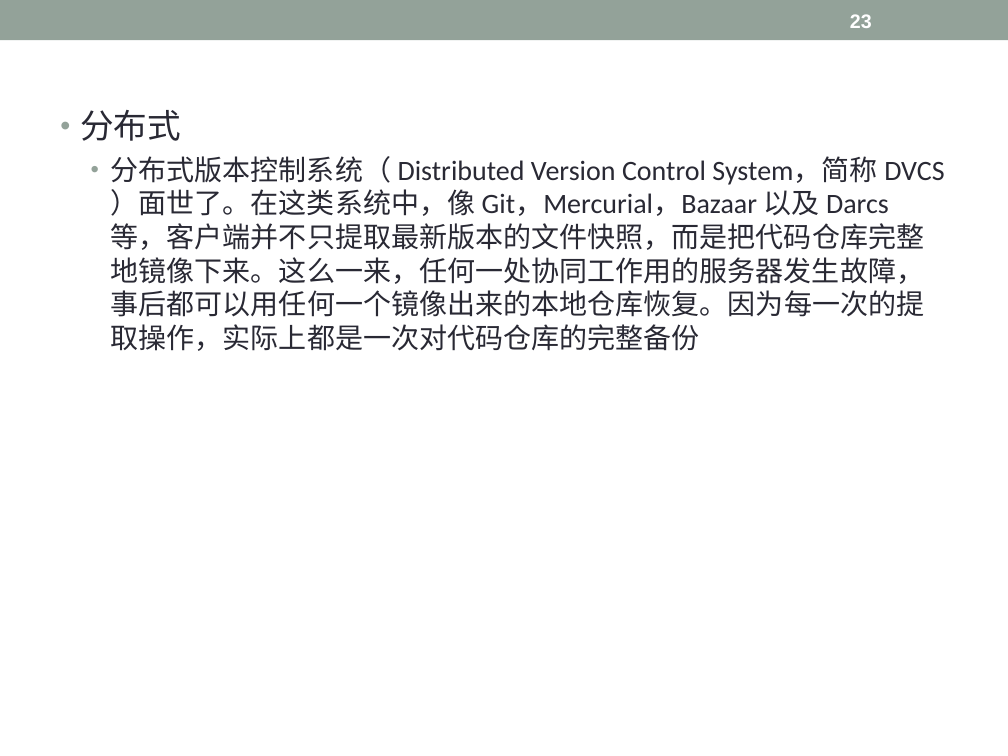
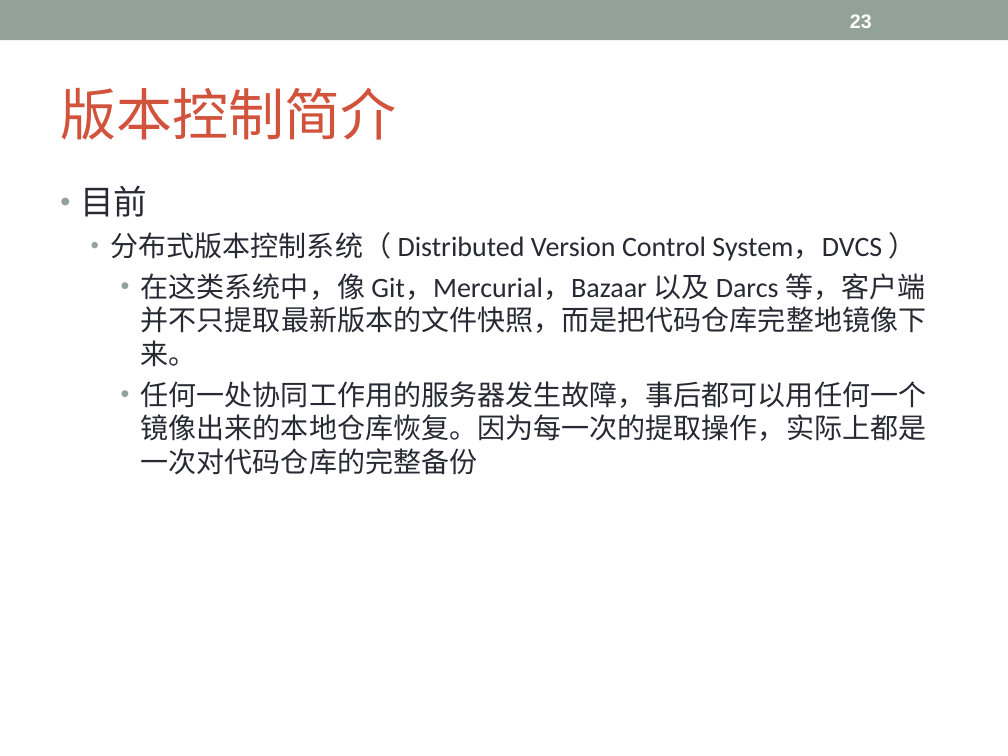
Before and after one commit to Lyon-NEU/Git, a slide deck: slide 23 of git.ppt. Drawn at 1008x756 pixels with LibreOffice and Linux fonts; fonts in the diff are those of the drawing. Boxes give left, top, right and bottom in pixels: in the first picture for what was removed or moved away, otherwise in the second. Text is boxed around its words. In the diff, an @@ line names an element or a change of style, - is before the commit and + after.

```diff
--- a/git.ppt
+++ b/git.ppt
@@ title added at (60, 88, 396, 140), 40 pt, text #D2533C @@
+版本控制简介
@@ text at (80, 185, 927, 475): text changed @@
-• 分布式
-  • 分布式版本控制系统（ Distributed Version Control System，简称 DVCS ）面世了。在这类系统中，像 Git，Mercurial，Bazaar 以及 Darcs 等，客户端并不只提取最新版本的文件快照，而是把代码仓库完整地镜像下来。这么一来，任何一处协同工作用的服务器发生故障，事后都可以用任何一个镜像出来的本地仓库恢复。因为每一次的提取操作，实际上都是一次对代码仓库的完整备份
+• 目前
+  • 分布式版本控制系统（ Distributed Version Control System，DVCS ）
+    • 在这类系统中，像 Git，Mercurial，Bazaar 以及 Darcs 等，客户端并不只提取最新版本的文件快照，而是把代码仓库完整地镜像下来。
+    • 任何一处协同工作用的服务器发生故障，事后都可以用任何一个镜像出来的本地仓库恢复。因为每一次的提取操作，实际上都是一次对代码仓库的完整备份
```
Also in this commit, not shown: 15 other slides changed, 10 slides added, 5 slides removed.
